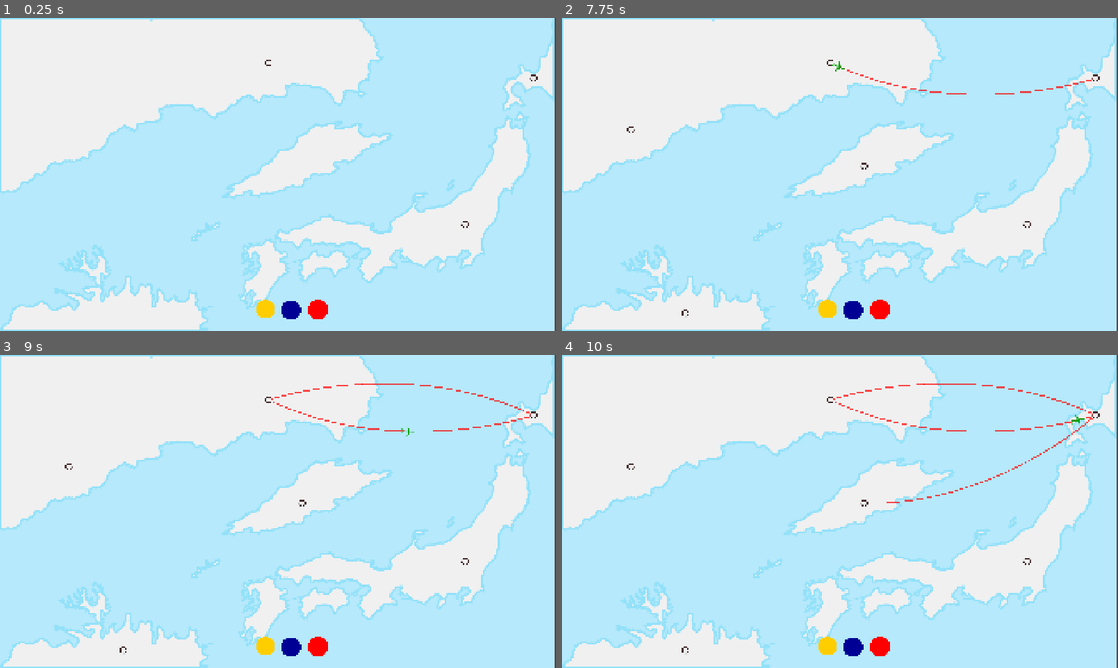
Above: before the commit, frames 1-4 (two rows, left to right).
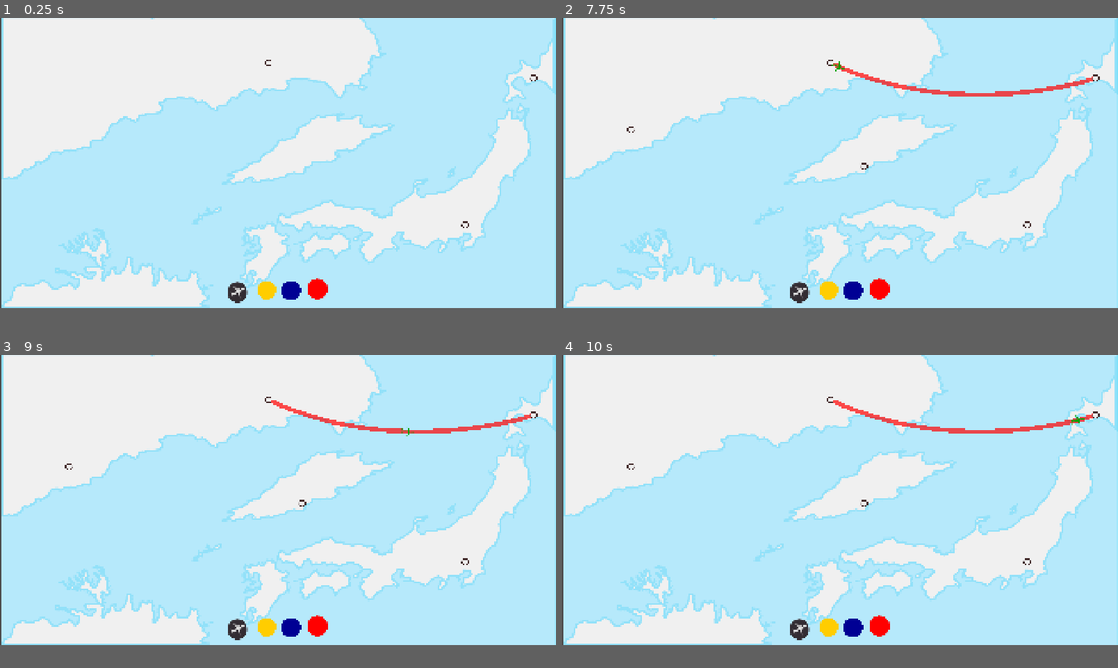
Above: after the commit, the same moments.

Repository: top-it-090304/Holding-Pattern
Game: Godot game, scene res://scene/Main.tscn
Same seed, same stepped clock (60 frames per second), same inputs: the game is played once before the commit and once after it.
Inputs (mouse positions are in pixels of both pictures, inside the frame that each line leads up to; where the layout moved, square brackets give the same spot in the first picture):
- Up to frame 1 (0.25 s): no input
- Up to frame 2 (7.75 s): click (828, 312) [828, 309] at 0.5 s; click (851, 312) [851, 309] at 1.25 s; click (878, 309) at 2 s; click (828, 312) [828, 309] at 2.75 s; click (851, 312) [851, 309] at 3.5 s; click (878, 309) at 4.25 s; click (828, 312) [828, 309] at 5 s; click (851, 312) [851, 309] at 5.75 s; click (878, 309) at 6.5 s; tap Enter at 7.25 s; drag from (828, 61) to (1095, 77) at 7.27 s
- Up to frame 3 (9 s): tap Space at 8 s; drag from (533, 414) to (266, 398) at 8.02 s; move the mouse to (467, 561) at 8.77 s; click (467, 561) at 8.92 s
- Up to frame 4 (10 s): drag from (862, 502) to (1095, 414) at 9.52 s
In our replay, the window is 800x450 before the commit and 800x417 after it. These sizes can differ from the game's own. Grey fills any space a smaller window leaves; there, only what the larger window draws over its background counts as a difference.

The runs differ from the first frame. In frame 1, 21% of the frame differs, in the area x 0-100%, y 0-100%; in frame 2, 21%; in frame 3, 21%; in frame 4, 21%.

Commit message:
adding aircraft

Diff:
--- a/project.godot
+++ b/project.godot
@@ -23,8 +23,10 @@
 [display]
 
 window/size/viewport_width=1920
-window/size/viewport_height=1080
+window/size/viewport_height=1000
+window/size/resizable=false
 window/stretch/mode="canvas_items"
+window/stretch/aspect="ignore"
 window/vsync/vsync_mode=3
 
 [physics]
--- a/scene/Main.tscn
+++ b/scene/Main.tscn
@@ -5,6 +5,8 @@
 [ext_resource type="Texture2D" uid="uid://d3hmyd7fm44gt" path="res://objects/Button_yellow.png" id="3_mnmej"]
 [ext_resource type="Texture2D" uid="uid://c32r7a0jfkk6t" path="res://objects/Button_blue.png" id="4_o6q0f"]
 [ext_resource type="Texture2D" uid="uid://ck4unu555lgo2" path="res://objects/Button_red.png" id="5_s5yxy"]
+[ext_resource type="Texture2D" uid="uid://d3tsmkamneqhh" path="res://objects/count_fly1.png" id="6_o6q0f"]
+[ext_resource type="Script" uid="uid://c44tchjyc16q0" path="res://scripts/Fly_add.gd" id="7_s5yxy"]
 
 [sub_resource type="ButtonGroup" id="ButtonGroup_hr7lf"]
 allow_unpress = true
@@ -20,8 +22,8 @@
 
 [node name="Map" type="Sprite2D" parent="." unique_id=570708504]
 z_index = -1
-position = Vector2(957.18744, 540)
-scale = Vector2(0.9966798, 0.99999994)
+position = Vector2(961.0001, 498.00003)
+scale = Vector2(0.9966798, 0.9296296)
 texture = ExtResource("2_h6nst")
 
 [node name="Timer" type="Timer" parent="." unique_id=1871435388]
@@ -49,10 +51,10 @@
 
 [node name="YellowButton" type="Button" parent="." unique_id=1877033529]
 modulate = Color(1, 1, 0, 1)
-offset_left = 879.99994
-offset_top = 967.0
-offset_right = 1088.0
-offset_bottom = 1175.0
+offset_left = 883.99994
+offset_top = 900.99994
+offset_right = 1092.0
+offset_bottom = 1109.0
 scale = Vector2(0.36157924, 0.36157924)
 toggle_mode = true
 button_pressed = true
@@ -63,10 +65,10 @@
 
 [node name="BlueButton" type="Button" parent="." unique_id=1888030756]
 modulate = Color(0, 0, 1, 1)
-offset_left = 965.00006
-offset_top = 968.00006
+offset_left = 965.0
+offset_top = 900.0
 offset_right = 1173.0
-offset_bottom = 1176.0
+offset_bottom = 1108.0
 scale = Vector2(0.38400003, 0.38400003)
 toggle_mode = true
 action_mode = 0
@@ -76,10 +78,10 @@
 
 [node name="RedButton" type="Button" parent="." unique_id=1218500919]
 modulate = Color(1, 0, 0, 1)
-offset_left = 1057.0
-offset_top = 964.0
-offset_right = 1265.0
-offset_bottom = 1172.0
+offset_left = 1055.0
+offset_top = 892.0
+offset_right = 1263.0
+offset_bottom = 1100.0
 scale = Vector2(0.4, 0.4)
 toggle_mode = true
 action_mode = 0
@@ -87,6 +89,15 @@
 icon = ExtResource("5_s5yxy")
 flat = true
 
+[node name="PlaneIcon" type="TextureRect" parent="." unique_id=1910985803]
+offset_left = 785.0
+offset_top = 910.0
+offset_right = 855.0
+offset_bottom = 983.0
+mouse_filter = 0
+texture = ExtResource("6_o6q0f")
+script = ExtResource("7_s5yxy")
+
 [connection signal="timeout" from="Timer" to="." method="_on_spawn_timer_timeout"]
 [connection signal="toggled" from="YellowButton" to="." method="_on_yb_toggled"]
 [connection signal="toggled" from="BlueButton" to="." method="_on_bb_toggled"]
--- /dev/null
+++ b/scripts/Fly_add.gd
@@ -0,0 +1,44 @@
+extends TextureRect
+
+var is_dragging = false
+var ghost_plane: Sprite2D
+
+func _gui_input(event):
+	if event is InputEventMouseButton and event.button_index == MOUSE_BUTTON_LEFT:
+		if event.pressed and GameData.start_planes > 0:
+			is_dragging = true
+			_create_ghost()
+		elif not event.pressed and is_dragging:
+			_drop_plane()
+
+func _create_ghost():
+	ghost_plane = Sprite2D.new()
+	ghost_plane.texture = texture
+	ghost_plane.modulate = Color(1, 1, 1, 0.5)
+	ghost_plane.scale = Vector2(0.5, 0.5)
+	ghost_plane.top_level = true
+	add_child(ghost_plane)
+
+func _process(_delta):
+	if is_dragging and ghost_plane:
+		ghost_plane.global_position = get_global_mouse_position()
+
+func _drop_plane():
+	is_dragging = false
+	var mouse_pos = get_global_mouse_position()
+	var routes = get_tree().get_nodes_in_group("routes")
+	var success = false
+
+	for route in routes:
+		if not route.my_curves.is_empty():
+			var first_point = route.my_curves[0].get_point_position(0)
+			if mouse_pos.distance_to(first_point) < 50:
+				if route.add_plane_button():
+					success = true
+					print("-1 самолет", GameData.start_planes)
+					break
+
+	if not success:
+		print("самолеты кончится")
+
+	ghost_plane.queue_free()
--- a/scripts/GameData.gd
+++ b/scripts/GameData.gd
@@ -1,8 +1,20 @@
 extends Node
 
+var start_planes: int = 4
+
 var lines_data = {
-	"current color" = "yellow",  "current hex color" = Color(1, 1, 0, 0.7),
-	"yellow planes count" = 0,  "is yellow" = false,  "yellow curves" = [],
-	"blue planes count"  =  0,  "is blue"  =  false,  "blue curves"  =  [],
-	"red planes count"  =   0,  "is red"  =   false,  "red curves"   =  []
+	"current color" = "yellow",
+	"current hex color" = Color(1, 1, 0, 0.7),
+
+	"yellow planes count" = 0,
+	"in yellow" = false,
+	"yellow curves" = [],
+
+	"blue planes count" = 0,
+	"in blue" = false,
+	"blue curves" = [],
+
+	"red planes count" = 0,
+	"in red" = false,
+	"red curves" = []
 }
--- a/scripts/Plane.gd
+++ b/scripts/Plane.gd
@@ -4,38 +4,27 @@
 var t: float = 0.0
 var speed: float = 0.4
 var forward: bool = true
-var lines_data = GameData.lines_data
 
-func setup_with_curve(curve: Curve2D):
+func setup_with_curve(curve: Curve2D, start_offset: float = 0.0):
 	flight_path = curve
-	position = curve.get_point_position(0)
+	t = start_offset
+	position = curve.sample_baked(t * curve.get_baked_length())
 
 func _process(delta):
 	if not flight_path: return
 
 	if forward:
 		t += speed * delta
-		if t >= 1.0:
-			t = 1.0
-			arrival()
-			print("Reload")
+		if t >= 1.0: t = 1.0; arrival()
 	else:
 		t -= speed * delta
-		if t <= 0.0:
-			t = 0.0
-			arrival()
-
+		if t <= 0.0: t = 0.0; arrival()
 
 	var dist = t * flight_path.get_baked_length()
-	var new_pos = flight_path.sample_baked(dist)
-
-	look_at(new_pos)
-	position = new_pos
+	position = flight_path.sample_baked(dist)
+	look_at(flight_path.sample_baked(dist + (0.1 if forward else -0.1)))
 
 func arrival():
-
-
-
 	forward = !forward
 	set_process(false)
 	await get_tree().create_timer(0.8).timeout
--- a/scripts/Route.gd
+++ b/scripts/Route.gd
@@ -1,37 +1,52 @@
 extends Node2D
 
 var plane_scene = load("res://scene/Plane.tscn")
+var my_curves: Array[Curve2D] = []
 
+func _ready():
+	add_to_group("routes")
 
 func create_line(airport_a, airport_b, lines_data):
-
 	var line = Line2D.new()
 	add_child(line)
-	line.width = 4.0
+	line.width = 15
 	line.default_color = lines_data["current hex color"]
 	line.z_index = -1
+	line.begin_cap_mode = Line2D.LINE_CAP_ROUND
+	line.end_cap_mode = Line2D.LINE_CAP_ROUND
 
 	var curve = Curve2D.new()
 	var p0 = airport_a.position
 	var p2 = airport_b.position
-
 	var mid = (p0 + p2) / 2
 	var offset = (p2 - p0).rotated(PI/2).normalized() * (p0.distance_to(p2) * 0.2)
-	var p1_a = mid + offset
-
-	var control_relative = p1_a - p0
+	var control_relative = (mid + offset) - p0
 
 	curve.add_point(p0, Vector2.ZERO, control_relative)
 	curve.add_point(p2)
-
 	line.points = curve.get_baked_points()
 
-	lines_data[lines_data["current color"] + " curves"].append(curve)
-	if not(lines_data["is " + lines_data["current color"]]):
-		if plane_scene:
-			var plane = plane_scene.instantiate()
-			add_child(plane)
-			plane.setup_with_curve(curve)
+	my_curves.append(curve)
 
-			lines_data["is " + lines_data["current color"]] = true
-			lines_data[lines_data["current color"] + " planes count"] += 1
+	var color_name = lines_data["current color"]
+	lines_data[color_name + " curves"].append(curve)
+
+ ## проверка чтобы эта была новая линия другого цвета
+	var active_key = "in " + color_name
+	if (lines_data[active_key] == false):
+		spawn_plane(curve)
+		lines_data[active_key] = true
+
+
+func spawn_plane(curve: Curve2D):
+	if plane_scene and GameData.start_planes > 0:
+		var plane = plane_scene.instantiate()
+		add_child(plane)
+		plane.setup_with_curve(curve)
+		GameData.start_planes -= 1
+
+
+func add_plane_button() -> bool:
+	if my_curves.is_empty(): return false
+	spawn_plane(my_curves.pick_random())
+	return true
Binary file added: objects/count_fly1.png
Not shown, added: objects/count_fly1.png.import
Not shown, added: scripts/Fly_add.gd.uid
